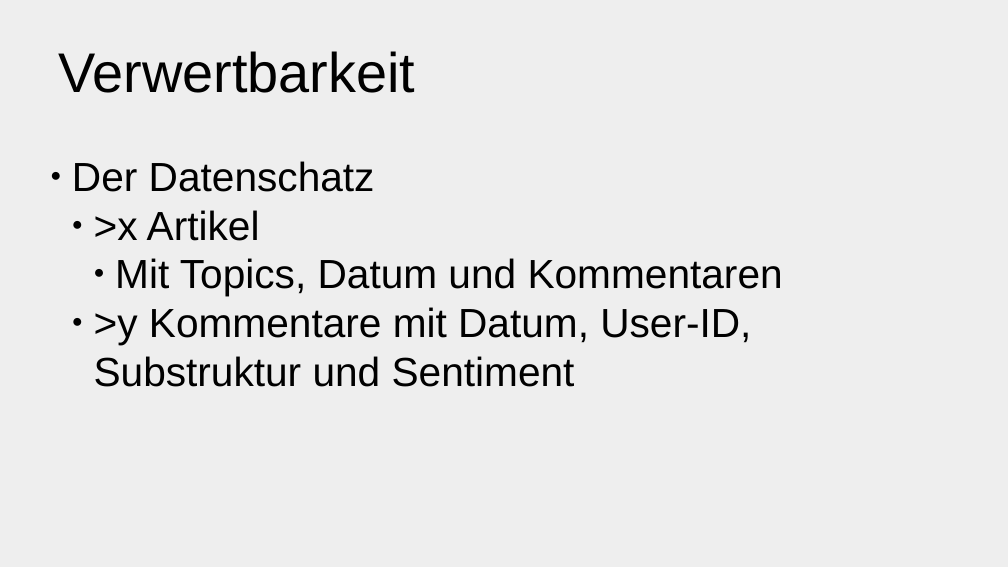
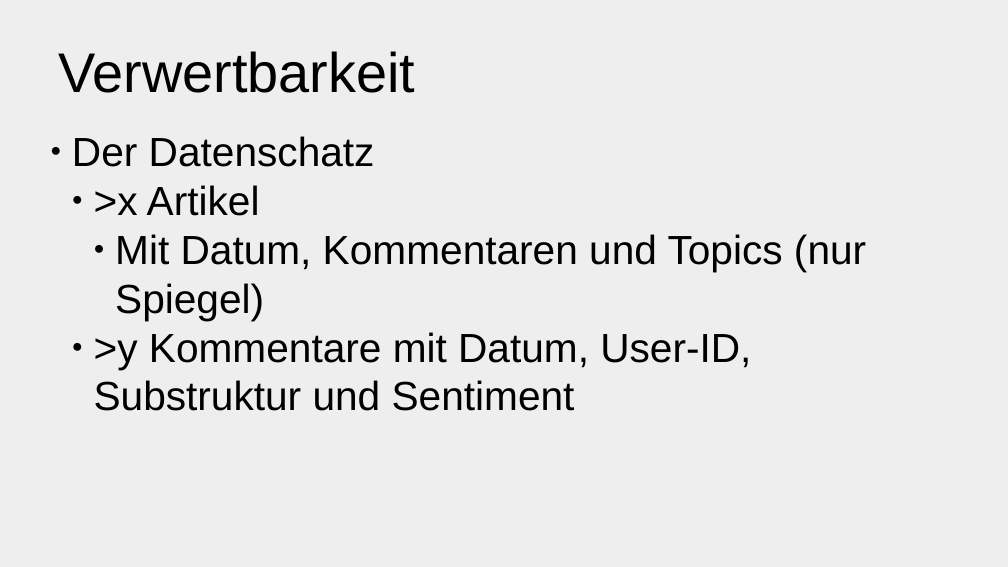
Before and after one commit to hebecked/OpinionAnalyzer, a slide deck: slide 8 of doc/OpinionAnalyzerPresentation.odp. Drawn at 1008x567 pixels with LibreOffice and Linux fonts; fonts in the diff are those of the drawing. Boxes give left, top, right and bottom in pixels: in the first picture for what was removed or moved away, otherwise in the second. Text is boxed around its words. In the diff, an @@ line names an element or a change of style, - is before the commit and + after.

```diff
--- a/doc/OpinionAnalyzerPresentation.odp
+++ b/doc/OpinionAnalyzerPresentation.odp
@@ subtitle at <box>115,234,866,320</box>: text changed @@
-    ● Mit Topics, Datum und Kommentaren
+    ● Mit Datum, Kommentaren und Topics (nur Spiegel)
```
Also in this commit, not shown: 2 other slides changed.
